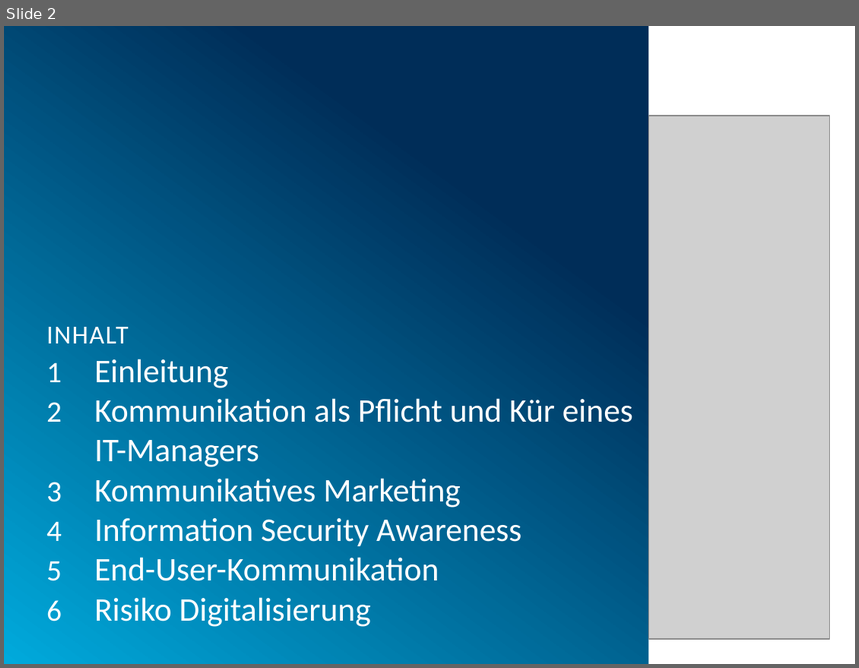
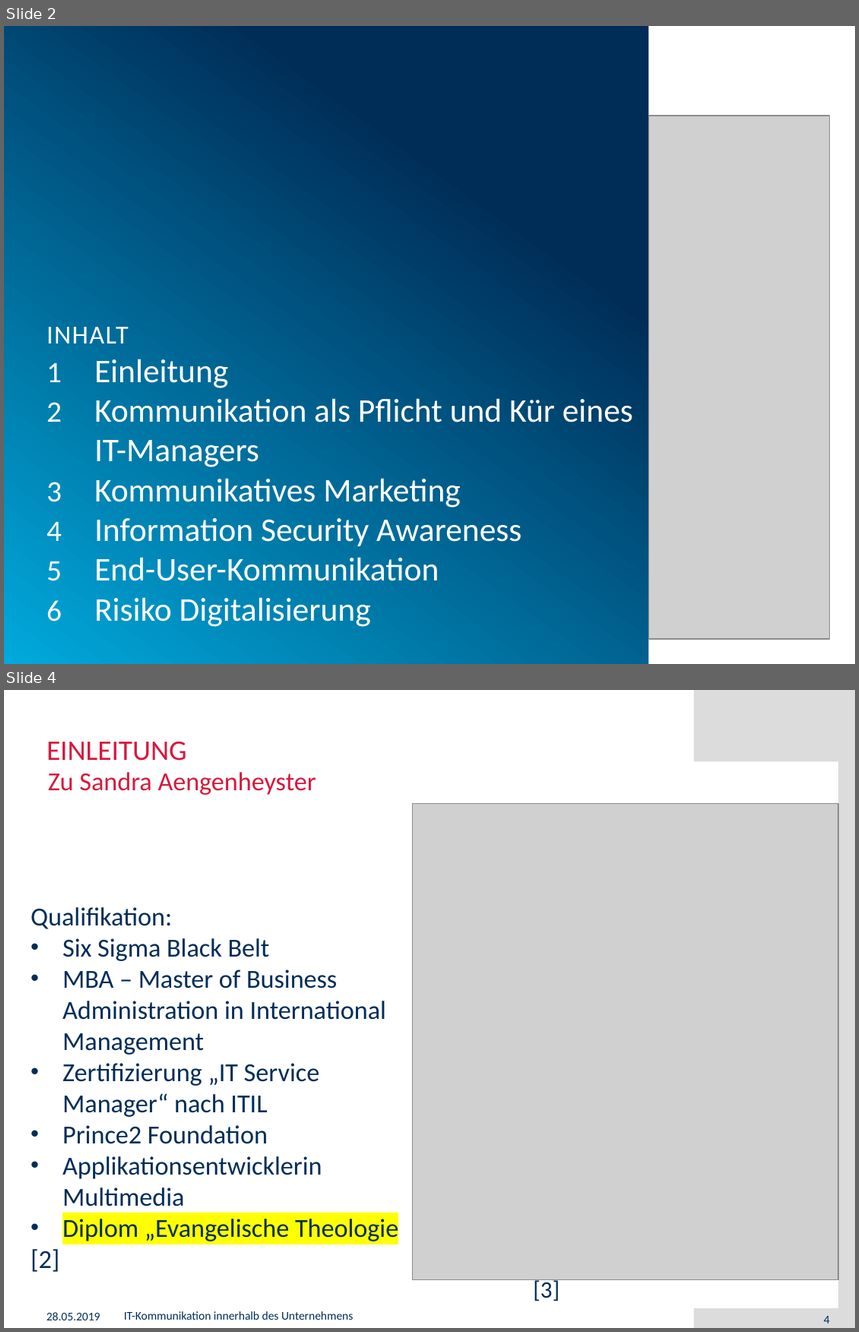
Before and after one commit to muensto/itm_vortrag_1233, a slide deck: 20190528.pptx. Shown one above the other, each under a label of ours: slide 2 before the commit, slides 2 and 4 after it; the slides between them are not shown. The pictures are 859x668 and 859x1332 pixels, drawn with LibreOffice and Linux fonts; fonts in the diff are those of the drawing; grey boxes stand for pictures; background and template pictures are left out. Boxes give left, top, right and bottom in pixels: in the first picture for what was removed or moved away, otherwise in the second. Text is boxed around its words. In the diff, an @@ line names an element or a change of style, - is before the commit and + after.

Commit message:
Bio. Aengenheyster; Diskussionsfrage hinzugefügt Kap. 5

```diff
--- a/20190528.pptx
+++ b/20190528.pptx
@@ slide 4 added at <box>4,690,855,1328</box>, background #FFFFFF @@
@@ rectangle added at <box>694,690,855,761</box>, fill #DCDCDC @@
@@ rectangle added at <box>839,690,855,1323</box>, fill #DCDCDC @@
@@ title added at <box>47,741,187,761</box>, 24 pt, text #D7193C @@
+EINLEITUNG
@@ text added at <box>48,772,316,795</box>, 22 pt, text #D7193C @@
+Zu Sandra Aengenheyster
@@ picture added at <box>413,804,839,1281</box> @@
@@ text added at <box>31,907,398,1272</box>, 22 pt, text #002D58 @@
+Qualifikation:
+• Six Sigma Black Belt
+• MBA – Master of Business Administration in International Management
+• Zertifizierung „IT Service Manager“ nach ITIL
+• Prince2 Foundation
+• Applikationsentwicklerin Multimedia
+• Diplom „Evangelische Theologie
+[2]
@@ text added at <box>533,1278,560,1302</box>, 20 pt, text #002D58 @@
+[3]
@@ text added at <box>47,1312,101,1321</box>, 10 pt, text #002D58 @@
+28.05.2019
@@ text added at <box>124,1312,353,1320</box>, 10 pt, text #002D58 @@
+IT-Kommunikation innerhalb des Unternehmens
@@ rectangle added at <box>694,1309,855,1328</box>, fill #DCDCDC @@
@@ page number added at <box>824,1316,830,1324</box>, 10 pt, text #002D58 @@
+4
```
Also in this commit, not shown: 8 slides changed, 1 slide removed.
